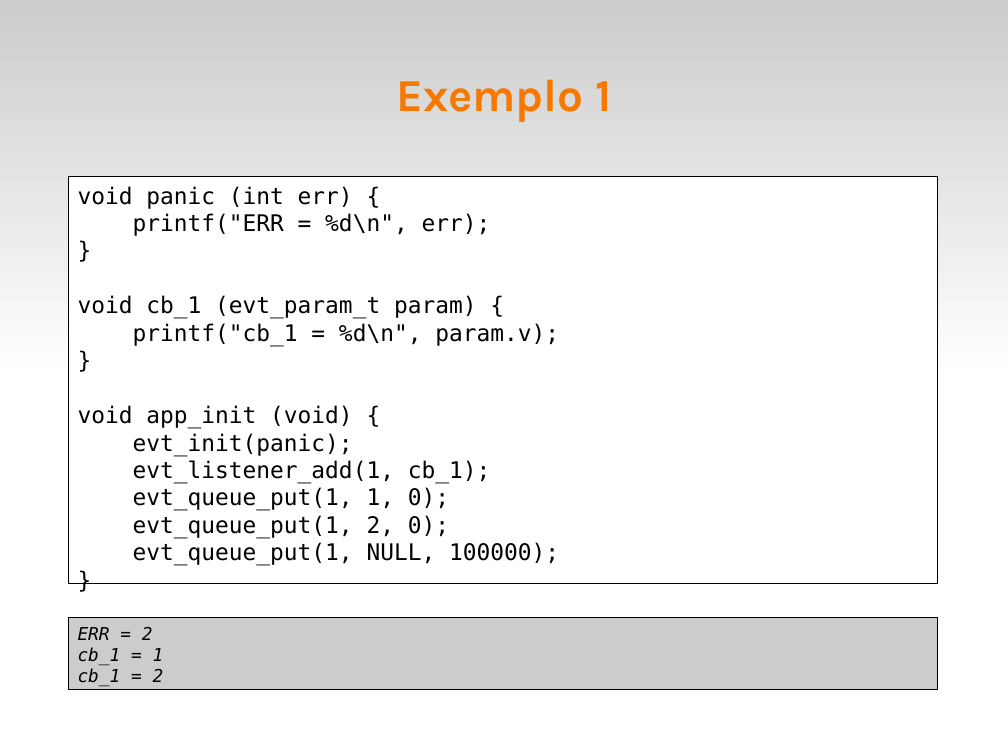
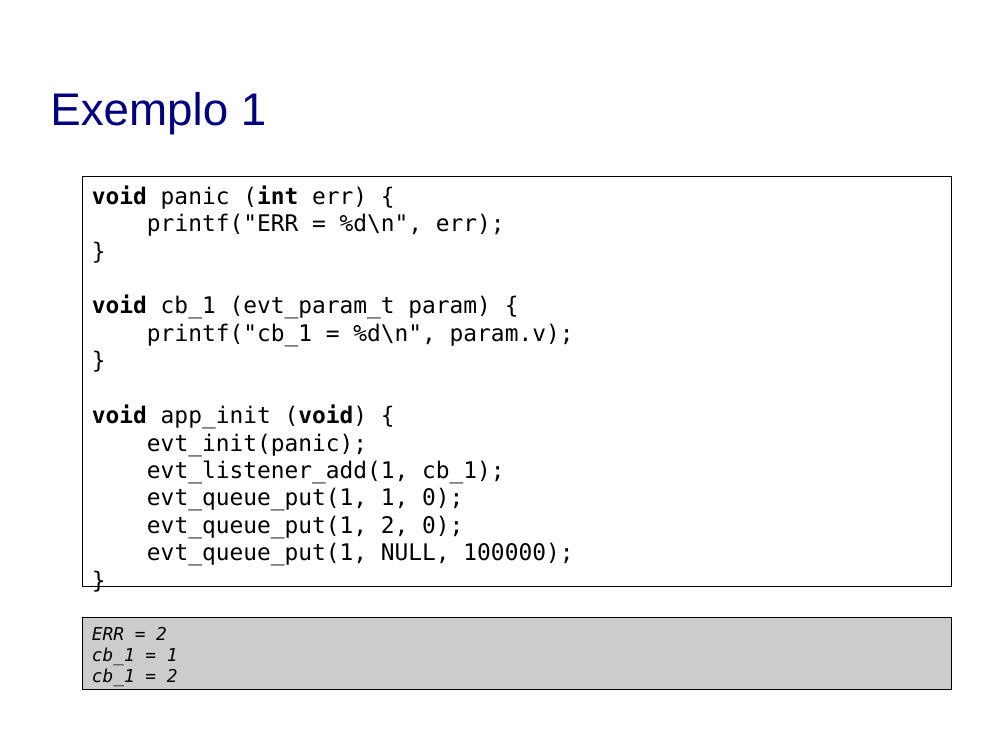
Before and after one commit to fsantanna/events, a slide deck: slide 8 of evt.odp. Drawn at 1008x756 pixels with LibreOffice and Linux fonts; fonts in the diff are those of the drawing; background and template pictures are left out. Boxes give left, top, right and bottom in pixels: in the first picture for what was removed or moved away, otherwise in the second. Text is boxed around its words. In the diff, an @@ line names an element or a change of style, - is before the commit and + after.

```diff
--- a/evt.odp
+++ b/evt.odp
@@ rectangle removed at <box>0,0,1008,378</box> @@
@@ title "Exemplo 1": place and size @@
-title "Exemplo 1" at <box>396,79,611,122</box>
+title "Exemplo 1" at <box>50,92,266,135</box>
@@ title "Exemplo 1" at <box>50,92,266,135</box>: font Karla to Arial, text colour #F57900 to #000080, bold off; alignment centre to left @@
@@ rectangle "void panic (int err) {": place and size @@
-rectangle "void panic (int err) {" at <box>69,177,938,584</box>
+rectangle "void panic (int err) {" at <box>83,177,952,586</box>
@@ text in rectangle at <box>92,185,491,429</box>: bold on in "void (int", "void", "void (void)" @@
@@ rectangle "ERR = 2": place and size @@
-rectangle "ERR = 2" at <box>69,618,938,690</box>
+rectangle "ERR = 2" at <box>83,618,952,690</box>
```
Also in this commit, not shown: 21 other slides changed, 3 slides added.
